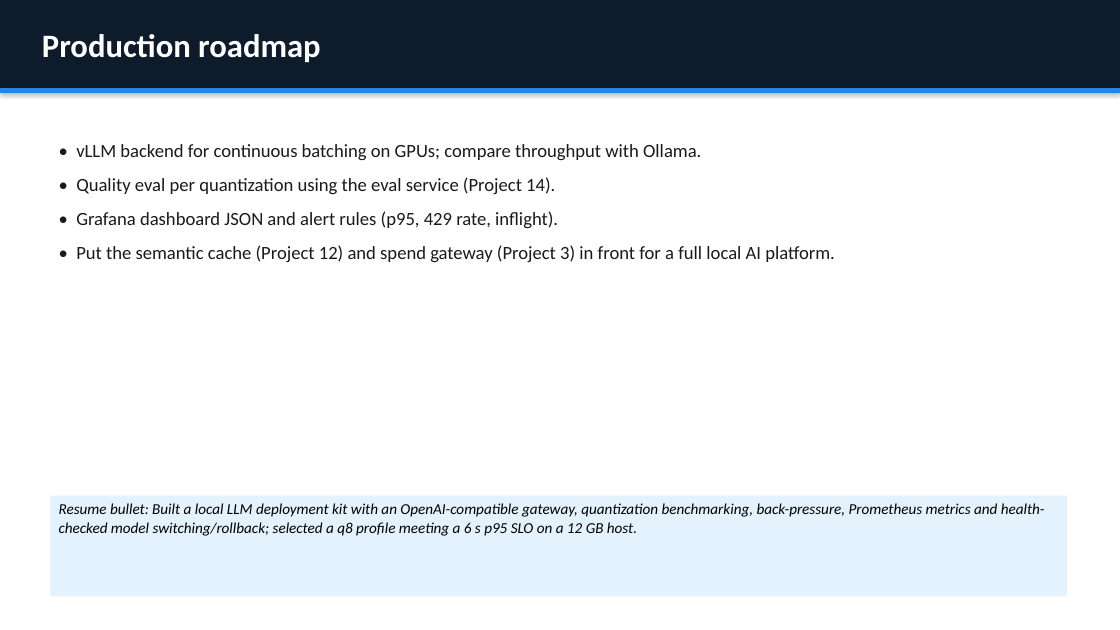
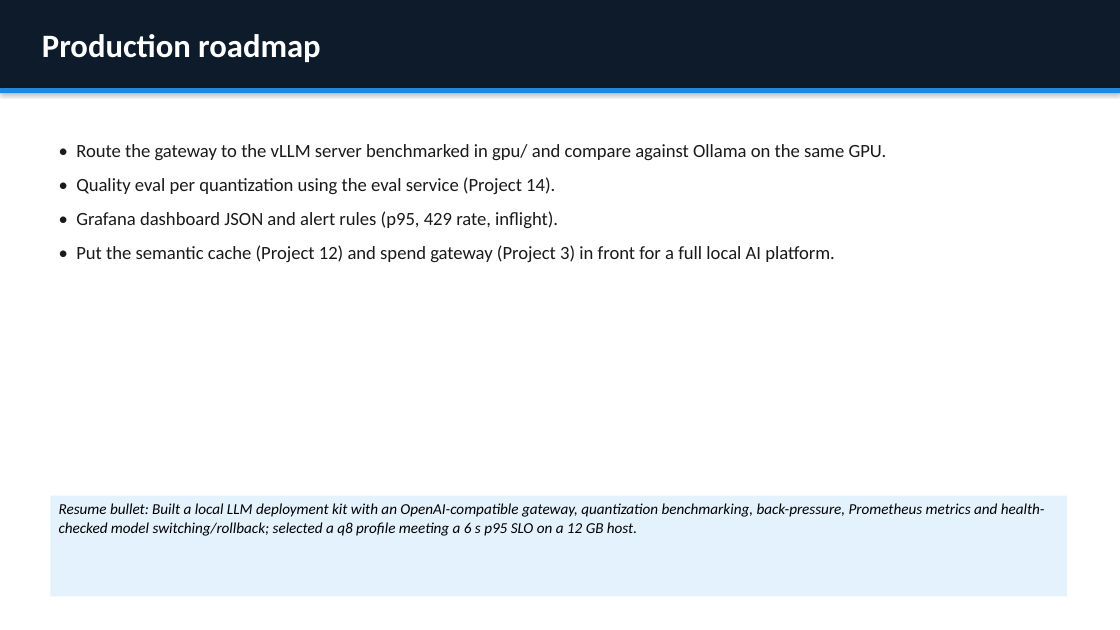
Before and after one commit to divyapasupuleti/ai-engineering-projects, a slide deck: slide 11 of 15-local-llm-deployment-kit/docs/PRESENTATION.pptx. Drawn at 1120x630 pixels with LibreOffice and Linux fonts; fonts in the diff are those of the drawing. Boxes give left, top, right and bottom in pixels: in the first picture for what was removed or moved away, otherwise in the second. Text is boxed around its words. In the diff, an @@ line names an element or a change of style, - is before the commit and + after.

```diff
--- a/15-local-llm-deployment-kit/docs/PRESENTATION.pptx
+++ b/15-local-llm-deployment-kit/docs/PRESENTATION.pptx
@@ text at (76,144,887,160): text changed @@
-• vLLM backend for continuous batching on GPUs; compare throughput with Ollama.
+• Route the gateway to the vLLM server benchmarked in gpu/ and compare against Ollama on the same GPU.
```
Also in this commit, not shown: 4 other slides changed, 14 other files.
